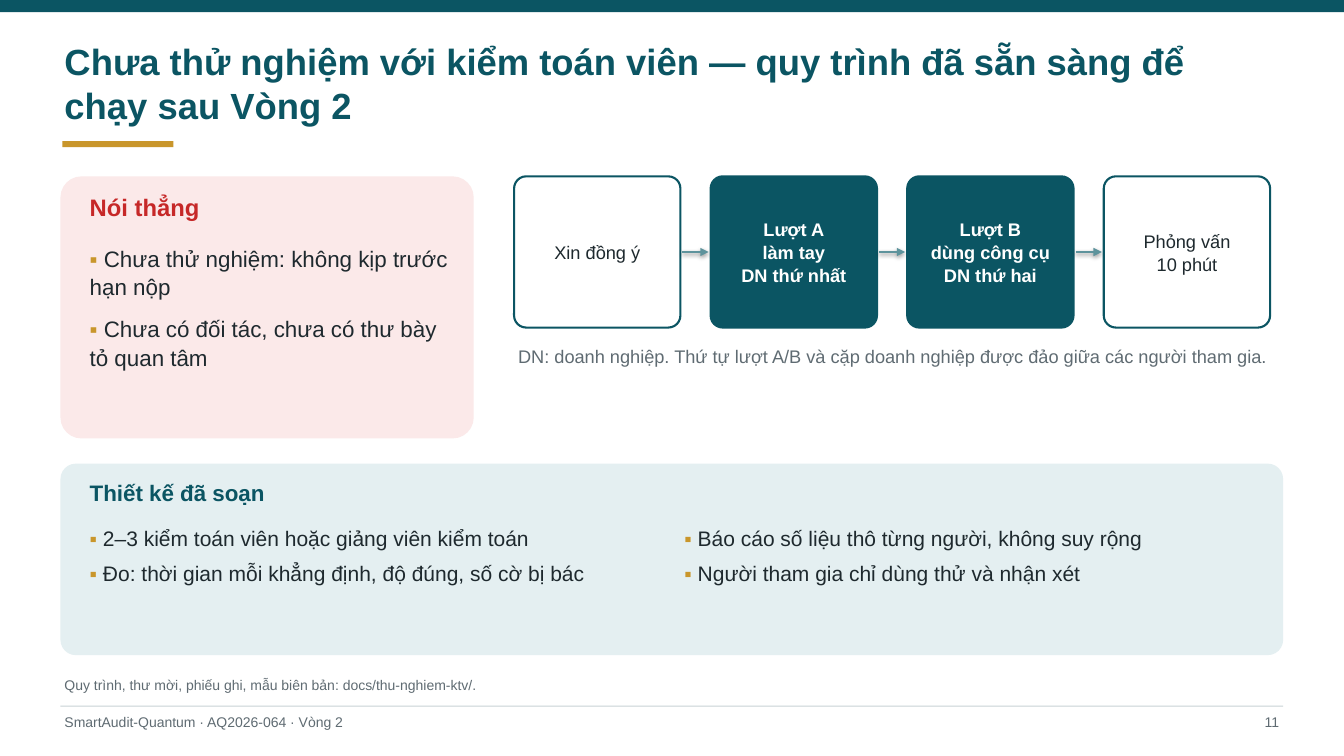
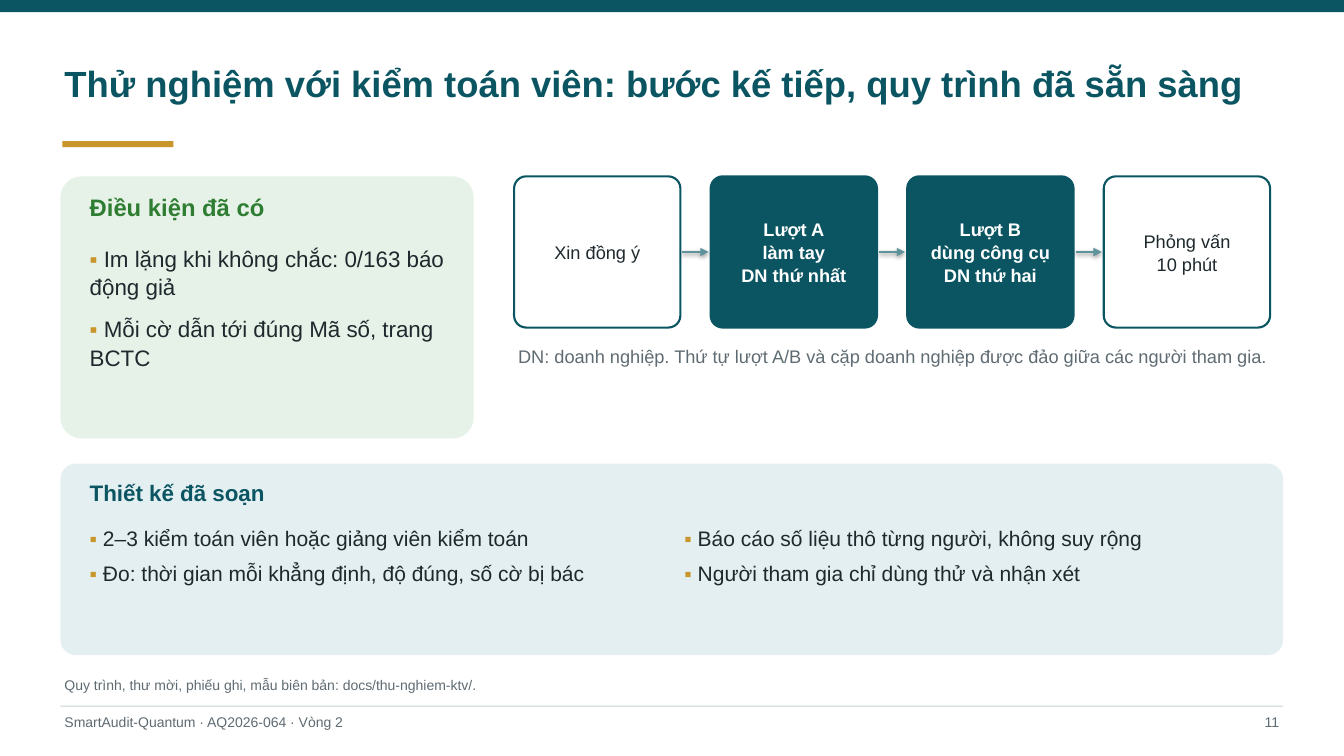
Before and after one commit to hungnv-2811/aiquantum, a slide deck: slide 11 of deliverables/AQ2026-R2-AQ2026-064-Slide.pptx. Drawn at 1344x756 pixels with LibreOffice and Linux fonts; fonts in the diff are those of the drawing. Boxes give left, top, right and bottom in pixels: in the first picture for what was removed or moved away, otherwise in the second. Text is boxed around its words. In the diff, an @@ line names an element or a change of style, - is before the commit and + after.

```diff
--- a/deliverables/AQ2026-R2-AQ2026-064-Slide.pptx
+++ b/deliverables/AQ2026-R2-AQ2026-064-Slide.pptx
@@ text at (64, 69, 1242, 105): text changed @@
-Chưa thử nghiệm với kiểm toán viên — quy trình đã sẵn sàng để chạy sau Vòng 2
+Thử nghiệm với kiểm toán viên: bước kế tiếp, quy trình đã sẵn sàng
@@ rounded rectangle at (60, 176, 474, 439): fill #FBE9E9 to #E6F2E7 @@
@@ text at (90, 197, 265, 221): text changed; text colour #C62828 to #2E7D32 @@
-Nói thẳng
+Điều kiện đã có
@@ text at (90, 249, 444, 366): text changed @@
-▪ Chưa thử nghiệm: không kịp trước hạn nộp
-▪ Chưa có đối tác, chưa có thư bày tỏ quan tâm
+▪ Im lặng khi không chắc: 0/163 báo động giả
+▪ Mỗi cờ dẫn tới đúng Mã số, trang BCTC
```
Also in this commit, not shown: 7 other slides changed, 17 other files.
